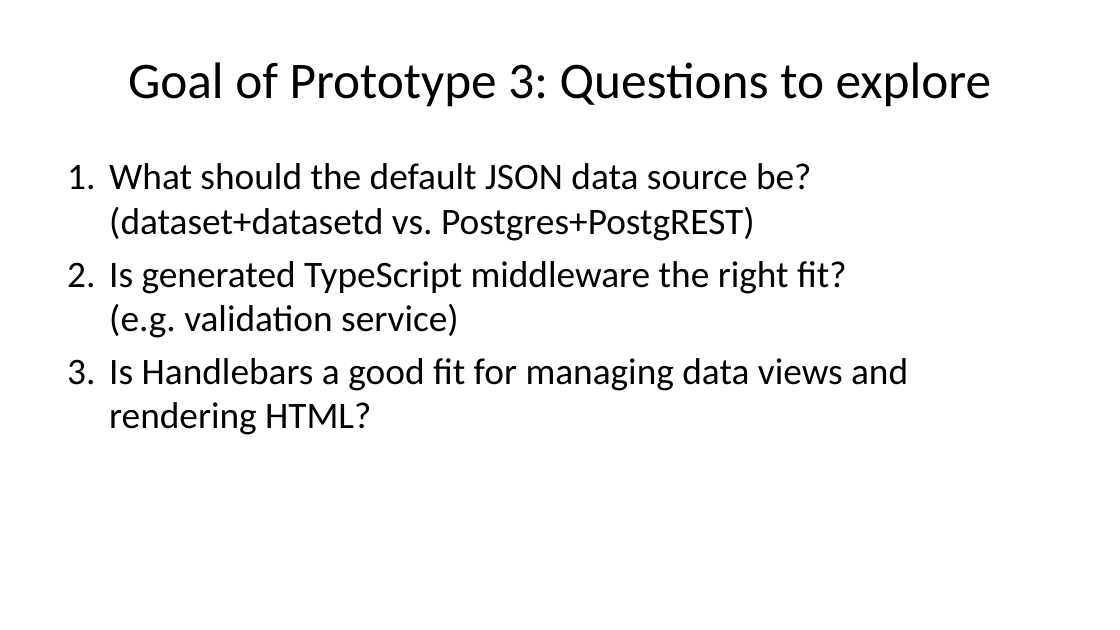
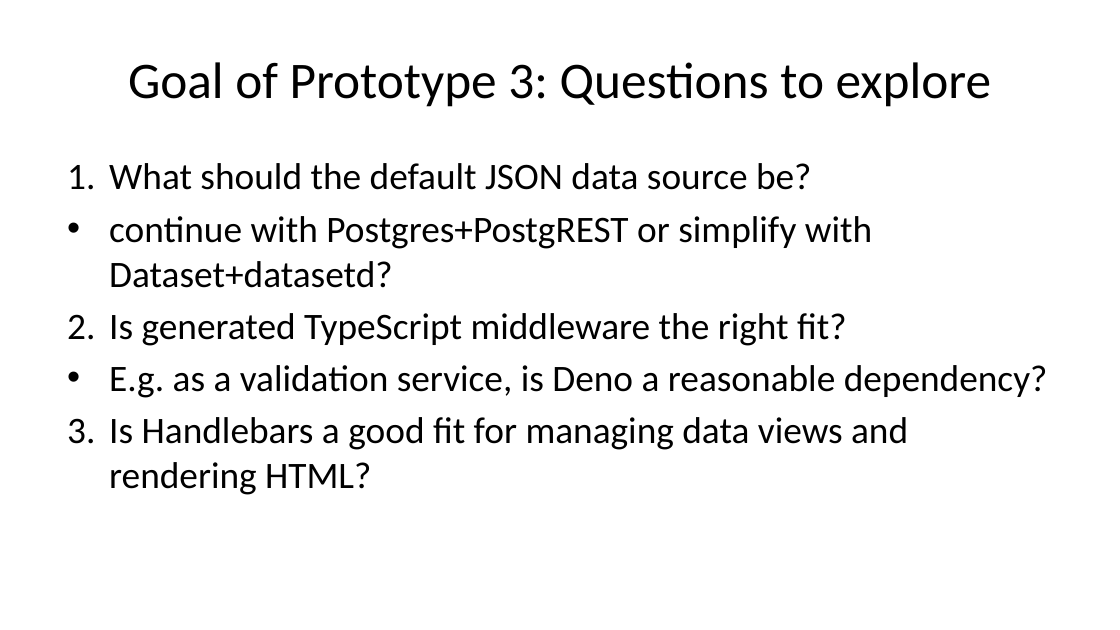
Before and after one commit to caltechlibrary/newt, a slide deck: slide 9 of presentation3/newt-p3.pptx. Drawn at 1120x630 pixels with LibreOffice and Linux fonts; fonts in the diff are those of the drawing. Boxes give left, top, right and bottom in pixels: in the first picture for what was removed or moved away, otherwise in the second. Text is boxed around its words. In the diff, an @@ line names an element or a change of style, - is before the commit and + after.

```diff
--- a/presentation3/newt-p3.pptx
+++ b/presentation3/newt-p3.pptx
@@ text at [109, 163, 1048, 398]: text changed @@
-1. What should the default JSON data source be? (dataset+datasetd vs. Postgres+PostgREST)
-2. Is generated TypeScript middleware the right fit? (e.g. validation service)
+1. What should the default JSON data source be?
+• continue with Postgres+PostgREST or simplify with Dataset+datasetd?
+2. Is generated TypeScript middleware the right fit?
+• E.g. as a validation service, is Deno a reasonable dependency?
```
Also in this commit, not shown: 2 other slides changed, 22 other files.
